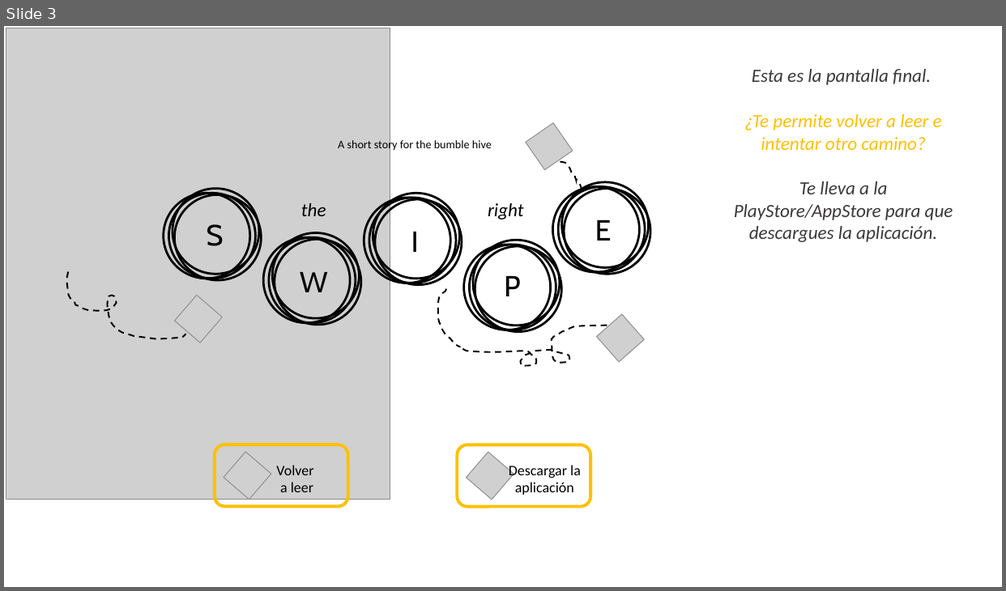
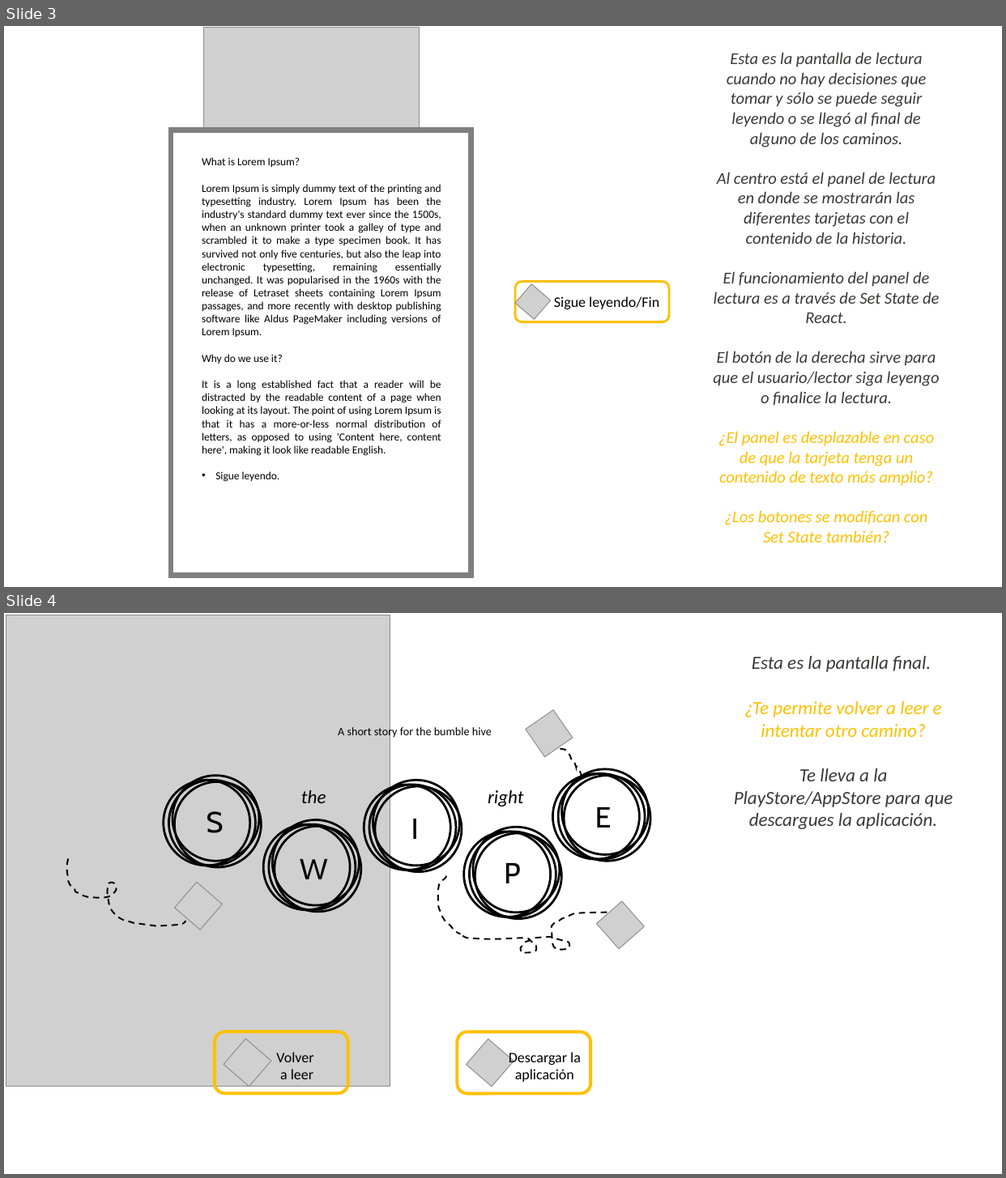
Before and after one commit to Lesly-15/BeeTheRightSwipe, a slide deck: THE RIGHT SWIPE - Mockups.pptx. Shown one above the other, each under a label of ours: slide 3 before the commit, slides 3 and 4 after it. The pictures are 1006x591 and 1006x1178 pixels, drawn with LibreOffice and Linux fonts; fonts in the diff are those of the drawing; grey boxes stand for pictures. Boxes give left, top, right and bottom in pixels: in the first picture for what was removed or moved away, otherwise in the second. Text is boxed around its words. In the diff, an @@ line names an element or a change of style, - is before the commit and + after.

```diff
--- a/THE RIGHT SWIPE - Mockups.pptx
+++ b/THE RIGHT SWIPE - Mockups.pptx
@@ slide 3 added at (4, 26, 1002, 587), background #FFFFFF @@
@@ picture added at (204, 27, 419, 128) @@
@@ text added at (713, 52, 940, 543), 16 pt, text #3B3838, italic @@
+Esta es la pantalla de lectura cuando no hay decisiones que tomar y sólo se puede seguir leyendo o se llegó al final de alguno de los caminos.
+Al centro está el panel de lectura en donde se mostrarán las diferentes tarjetas con el contenido de la historia.
+El funcionamiento del panel de lectura es a través de Set State de React.
+El botón de la derecha sirve para que el usuario/lector siga leyengo o finalice la lectura.
+¿El panel es desplazable en caso de que la tarjeta tenga un contenido de texto más amplio?
+¿Los botones se modifican con Set State también?
@@ frame added at (168, 128, 473, 578), fill #808080, outline #808080 1 pt @@
@@ text added at (202, 157, 441, 482), 10.5 pt, text #000000 @@
+What is Lorem Ipsum?
+Lorem Ipsum is simply dummy text of the printing and typesetting industry. Lorem Ipsum has been the industry's standard dummy text ever since the 1500s, when an unknown printer took a galley of type and scrambled it to make a type specimen book. It has survived not only five centuries, but also the leap into electronic typesetting, remaining essentially unchanged. It was popularised in the 1960s with the release of Letraset sheets containing Lorem Ipsum passages, and more recently with desktop publishing software like Aldus PageMaker including versions of Lorem Ipsum.
+Why do we use it?
+It is a long established fact that a reader will be distracted by the readable content of a page when looking at its layout. The point of using Lorem Ipsum is that it has a more-or-less normal distribution of letters, as opposed to using 'Content here, content here', making it look like readable English.
+• Sigue leyendo.
@@ rounded rectangle added at (515, 281, 670, 322), outline #FFC000 2.25 pt, 14 pt, text #000000 @@
+Sigue leyendo/Fin
@@ picture added at (515, 284, 552, 320) @@
@@ what was slide 3 is now slide 4 @@
```
Also in this commit, not shown: 1 slide changed, 3 other files.
